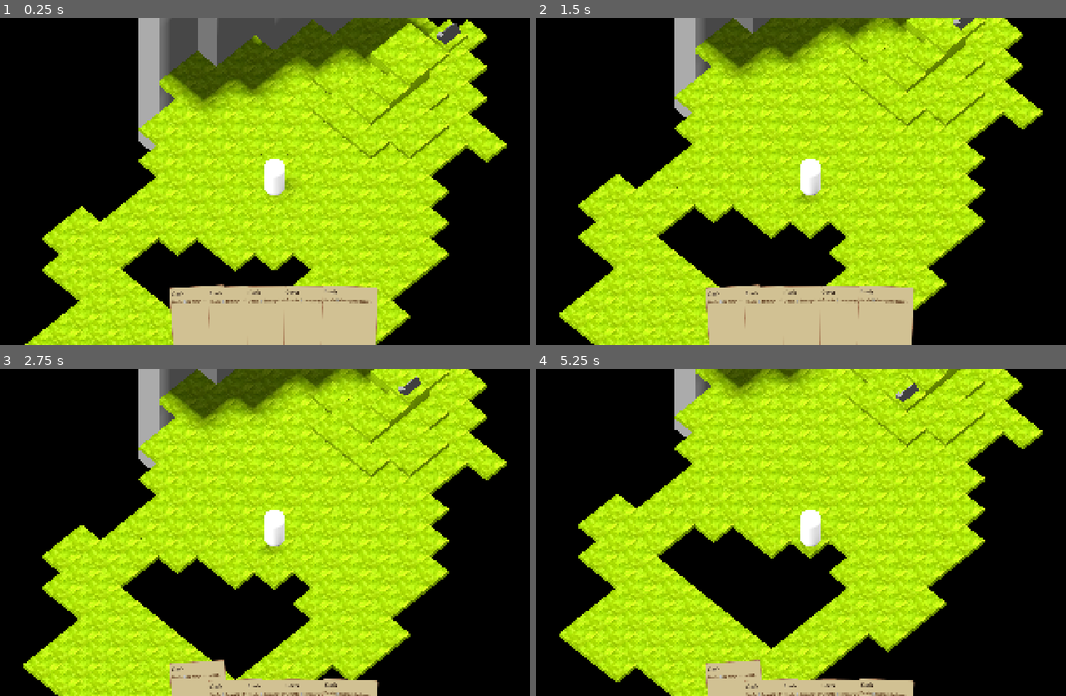
Above: before the commit, frames 1-4 (two rows, left to right).
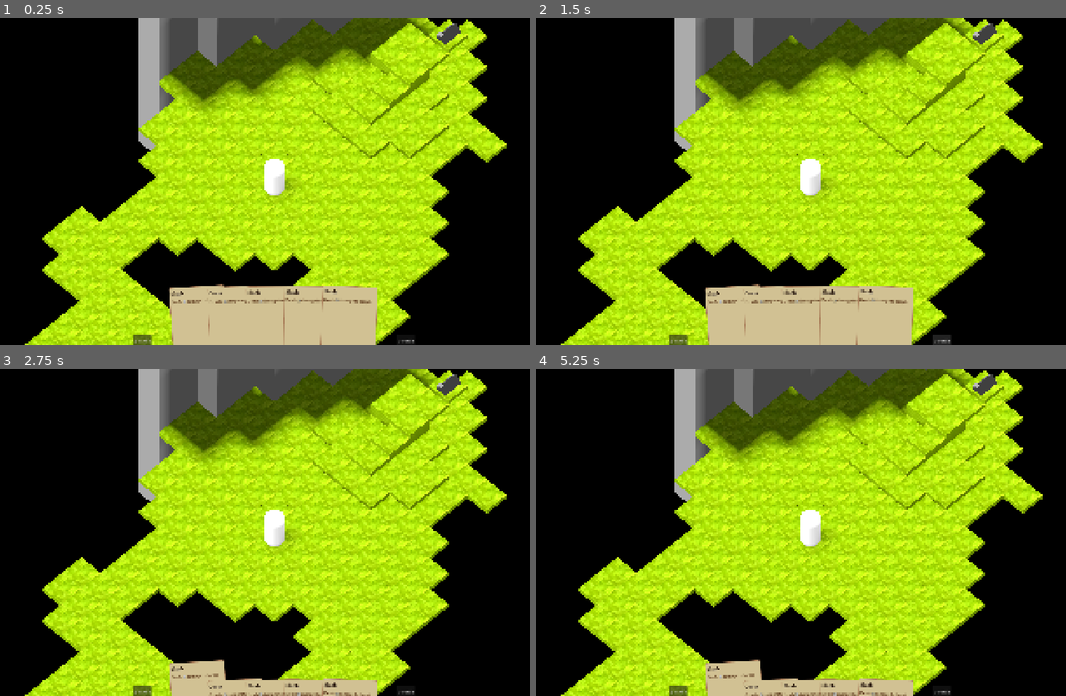
Above: after the commit, the same moments.

Repository: meelkor/veilways
Game: Godot game, scene res://prototype.tscn
Two runs of this game, one before a commit and one after it. Both use one fixed random seed, a clock stepped at 60 frames per second and the inputs below.
Inputs (mouse positions are in pixels of both pictures, inside the frame that each line leads up to; where the layout moved, square brackets give the same spot in the first picture):
- Up to frame 1 (0.25 s): no input
- Up to frame 2 (1.5 s): click (679, 338) at 0.5 s, where only the run after the commit has a clickable "3 cards"; click (944, 338) at 1.25 s, where only the run after the commit has a clickable "0 cards"
- Up to frame 3 (2.75 s): click (201, 669) at 2.02 s
- Up to frame 4 (5.25 s): click (732, 695) [737, 695] at 2.75 s; click (679, 689) at 3.5 s, where only the run after the commit has a clickable "3 cards"; click (944, 689) at 4.25 s, where only the run after the commit has a clickable "0 cards"; click (737, 669) at 5.02 s

The runs differ from the first frame. In frame 1, 0.5% of the frame differs, in the area x 25-79%, y 81-100%; in frame 2, 30%; in frame 3, 32%; in frame 4, 42%, in the area x 4-96%, y 0-100%.

Commit message:
show pile numbers next hand

Diff:
--- a/lib/deck.gd
+++ b/lib/deck.gd
@@ -4,7 +4,7 @@
 const HAND_SIZE = 5
 
 ## LIFO (0 = bottom)
-@export var drawing_deck: Array[Card]
+@export var draw_pile: Array[Card]
 
 @export var hand: Array[Card]
 
@@ -17,11 +17,11 @@
 func fill_hand() -> void:
 	var to_add := HAND_SIZE - hand.size()
 	if to_add > 0:
-		var to_draw := mini(drawing_deck.size(), to_add)
-		var slice_start := drawing_deck.size() - to_draw
-		hand.append_array(drawing_deck.slice(slice_start))
-		drawing_deck.resize(slice_start)
-		if drawing_deck.size() == 0 and discard_pile.size() > 0:
+		var to_draw := mini(draw_pile.size(), to_add)
+		var slice_start := draw_pile.size() - to_draw
+		hand.append_array(draw_pile.slice(slice_start))
+		draw_pile.resize(slice_start)
+		if draw_pile.size() == 0 and discard_pile.size() > 0:
 			shuffle()
 			fill_hand()
 		emit_changed()
@@ -29,7 +29,7 @@
 
 ## Return discard pile into drawing deck and shuffle
 func shuffle() -> void:
-	drawing_deck.append_array(discard_pile)
+	draw_pile.append_array(discard_pile)
 	discard_pile.resize(0)
 	hand.shuffle()
 	emit_changed()
--- a/prototype.tscn
+++ b/prototype.tscn
@@ -12,7 +12,7 @@
 
 [sub_resource type="Resource" id="Resource_8y2k3"]
 script = ExtResource("4_1ixuk")
-drawing_deck = Array[ExtResource("3_mbk3n")]([ExtResource("4_bk8nm"), ExtResource("4_8y2k3"), ExtResource("4_8y2k3"), ExtResource("4_8y2k3"), ExtResource("4_8y2k3"), ExtResource("4_bk8nm"), ExtResource("4_8y2k3")])
+draw_pile = Array[ExtResource("3_mbk3n")]([ExtResource("4_bk8nm"), ExtResource("4_8y2k3"), ExtResource("4_8y2k3"), ExtResource("4_8y2k3"), ExtResource("4_bk8nm"), ExtResource("4_8y2k3"), ExtResource("4_8y2k3"), ExtResource("4_8y2k3")])
 metadata/_custom_type_script = "uid://dmdhu2kxcbu8s"
 
 [sub_resource type="Environment" id="Environment_8y2k3"]
--- a/ui/player_gui/player_gui.gd
+++ b/ui/player_gui/player_gui.gd
@@ -1,7 +1,9 @@
 class_name PlayerGui
 extends Control
 
-@onready var hand_cards := $HandCards as HandCards
+@onready var hand_cards := %HandCards as HandCards
+@onready var draw_pile_button := %DrawPileButton as Button
+@onready var discard_pile_button := %DiscardPileButton as Button
 
 
 func _ready() -> void:
@@ -19,3 +21,7 @@
 			hand_cards.offset_bottom = 0
 	)
 	hand_cards.card_selected.connect(func (pointer: Deck.Pointer) -> void: game.active_card = pointer)
+	player.deck.changed.connect(func () -> void:
+		draw_pile_button.text = "%s cards" % len(player.deck.draw_pile)
+		discard_pile_button.text = "%s cards" % len(player.deck.discard_pile)
+	)
--- a/ui/player_gui/player_gui.tscn
+++ b/ui/player_gui/player_gui.tscn
@@ -13,5 +13,31 @@
 mouse_filter = 1
 script = ExtResource("1_r5pa8")
 
-[node name="HandCards" parent="." unique_id=381947567 instance=ExtResource("2_eg8so")]
+[node name="HBoxContainer" type="HBoxContainer" parent="." unique_id=572016458]
 layout_mode = 1
+anchors_preset = 12
+anchor_top = 1.0
+anchor_right = 1.0
+anchor_bottom = 1.0
+grow_horizontal = 2
+grow_vertical = 0
+alignment = 1
+
+[node name="DrawPileButton" type="Button" parent="HBoxContainer" unique_id=153448081]
+unique_name_in_owner = true
+layout_mode = 2
+
+[node name="HandCardsWrapper" type="Control" parent="HBoxContainer" unique_id=91261074]
+custom_minimum_size = Vector2(800, 0)
+layout_mode = 2
+
+[node name="HandCards" parent="HBoxContainer/HandCardsWrapper" unique_id=381947567 instance=ExtResource("2_eg8so")]
+unique_name_in_owner = true
+layout_mode = 1
+offset_left = 0.0
+offset_top = -8.0
+offset_right = 0.0
+
+[node name="DiscardPileButton" type="Button" parent="HBoxContainer" unique_id=1031486383]
+unique_name_in_owner = true
+layout_mode = 2
